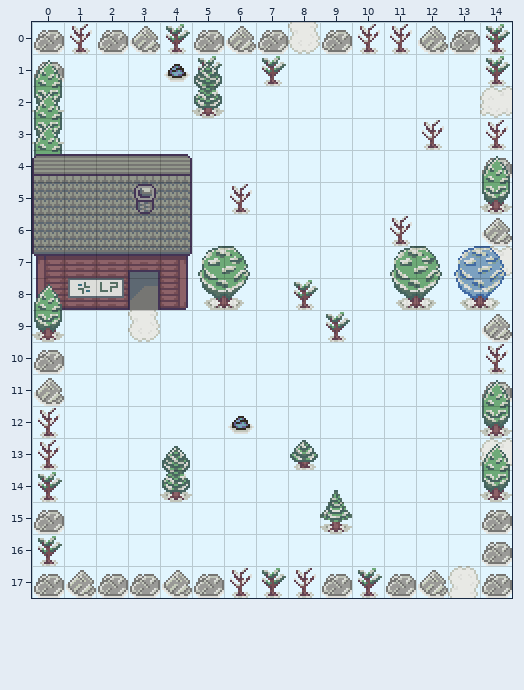
A Tiled map gets an edit: assets/maps/story/15.tmx. The picture above is the old version.
Cells are 16x16 px. Shown: x 0..14, y 0..17. Tiles whose own drawing changed are shown in their newer look in all pictures.
Once edited:
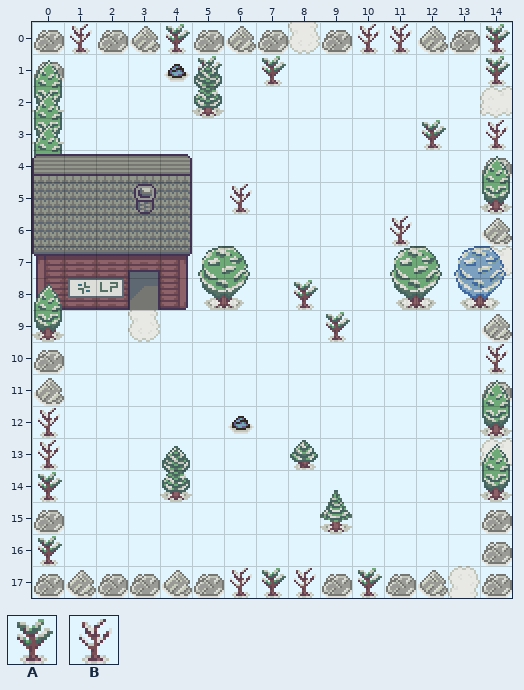
Key: from "tileset_1": A 54 "Solid", B 62 "Solid".
_ is an empty cell.
Objects are placed by their top-left corner, in cells (3,4 is the top-left corner of cell 3,4); size is 1x1 cell unless given.
What changed:
Layer "Tile Layer 1":
Tile B is gone in row 3 at x 12.
Layer "items":
A new object: A "Solid" at 12,3.
Boxes around the changes in both pictures, in picture pixels (x1, y1, x2, y2):
changed: (422, 120, 446, 140)
